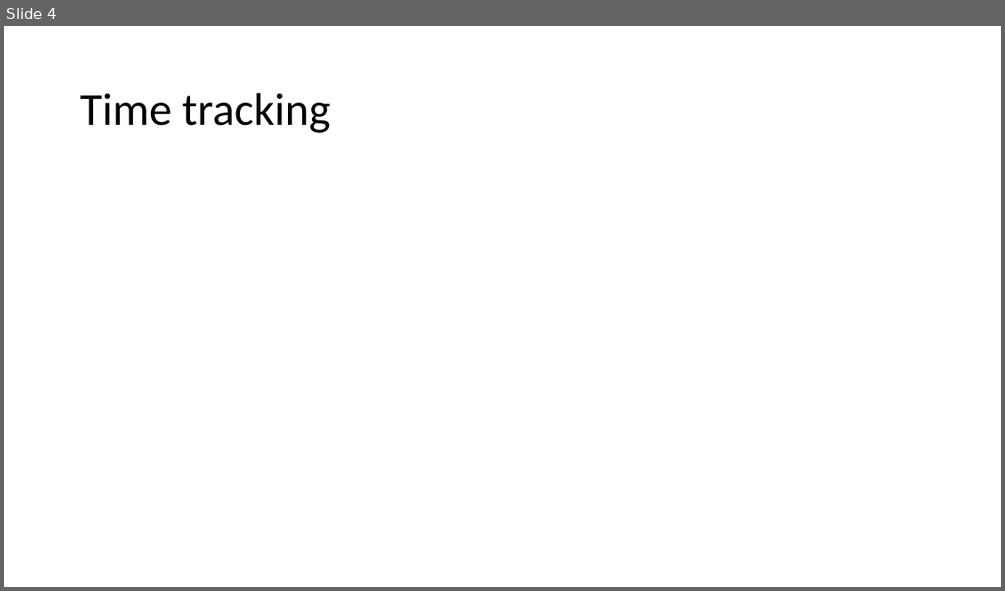
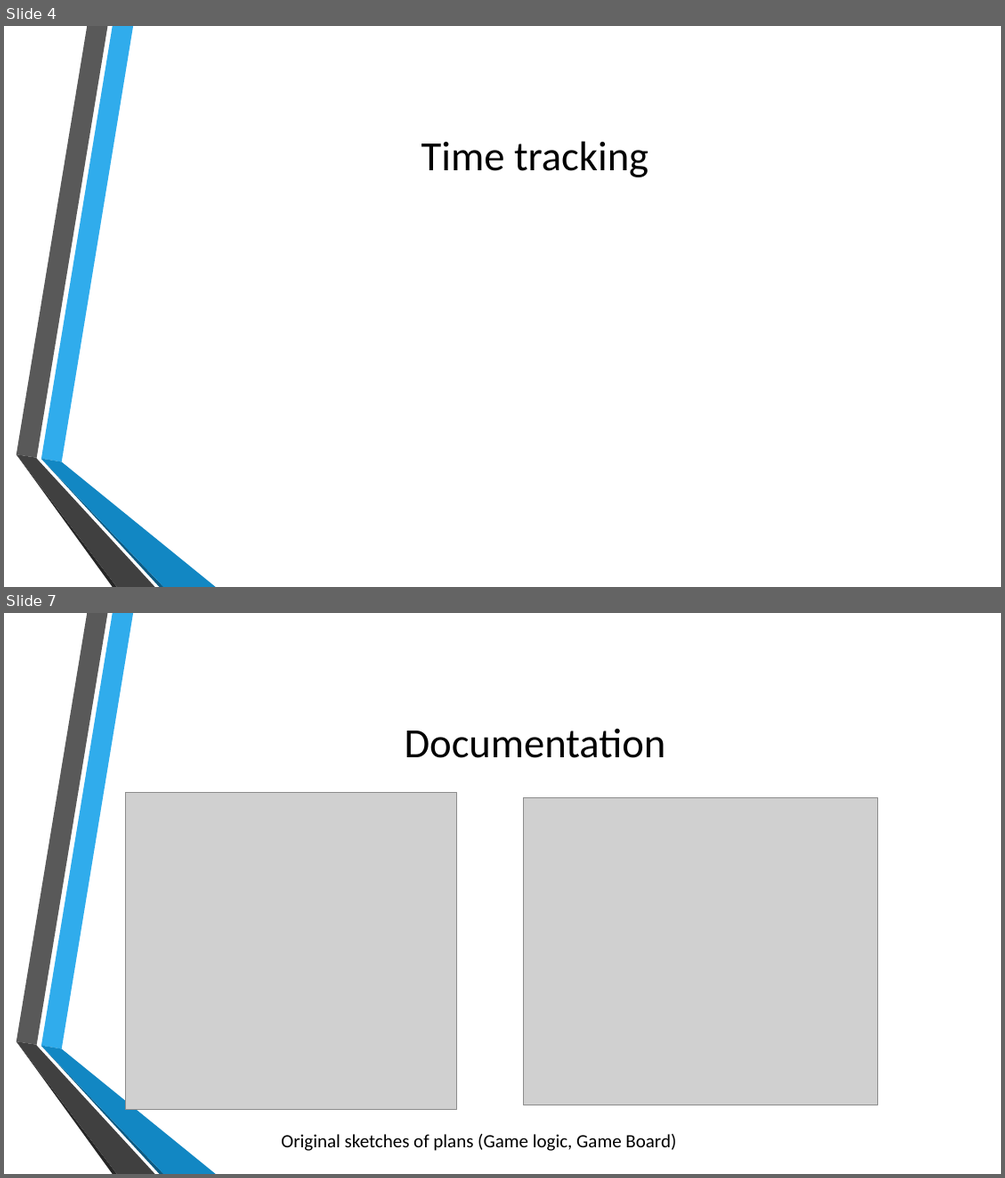
Before and after one commit to doominabox1/Card-Game, a slide deck: game_presentation.pptx. Shown one above the other, each under a label of ours: slide 4 before the commit, slides 4 and 7 after it; the slides between them are not shown. The pictures are 1005x591 and 1005x1178 pixels, drawn with LibreOffice and Linux fonts; fonts in the diff are those of the drawing; grey boxes stand for pictures; background and template pictures are left out. Boxes give left, top, right and bottom in pixels: in the first picture for what was removed or moved away, otherwise in the second. Text is boxed around its words. In the diff, an @@ line names an element or a change of style, - is before the commit and + after.

```diff
--- a/game_presentation.pptx
+++ b/game_presentation.pptx
@@ slide 7 added at <box>4,613,1001,1174</box>, background picture (left out); not listed: 6 template elements that a slide beside it also shows @@
@@ title added at <box>404,728,666,758</box>, 40 pt, text #000000 @@
+Documentation
@@ picture added at <box>125,793,456,1109</box> @@
@@ picture added at <box>524,797,878,1104</box> @@
@@ text added at <box>281,1134,676,1151</box>, 18 pt, text #000000 @@
+Original sketches of plans (Game logic, Game Board)
@@ slide 4 changed as well @@
@@ title "Time tracking": place and size @@
-title "Time tracking" at <box>80,93,330,133</box>
+title "Time tracking" at <box>421,141,648,177</box>
@@ title "Time tracking" at <box>421,141,648,177</box>: size 44 to 40 pt; alignment left to centre; line spacing 0.9 to 1 @@
@@ group added at <box>16,26,216,587</box>: 6 freeform shapes @@
```
Also in this commit, not shown: 1 other slide changed, 5 other slides added, 5 slides removed, 10 other files.
